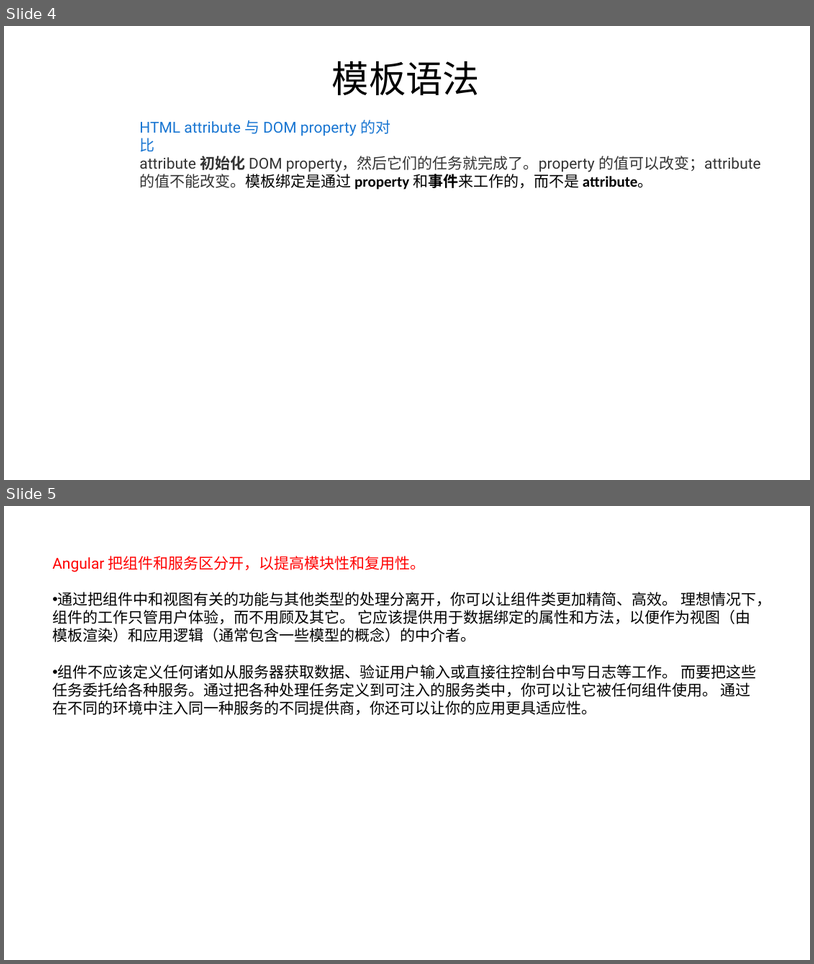
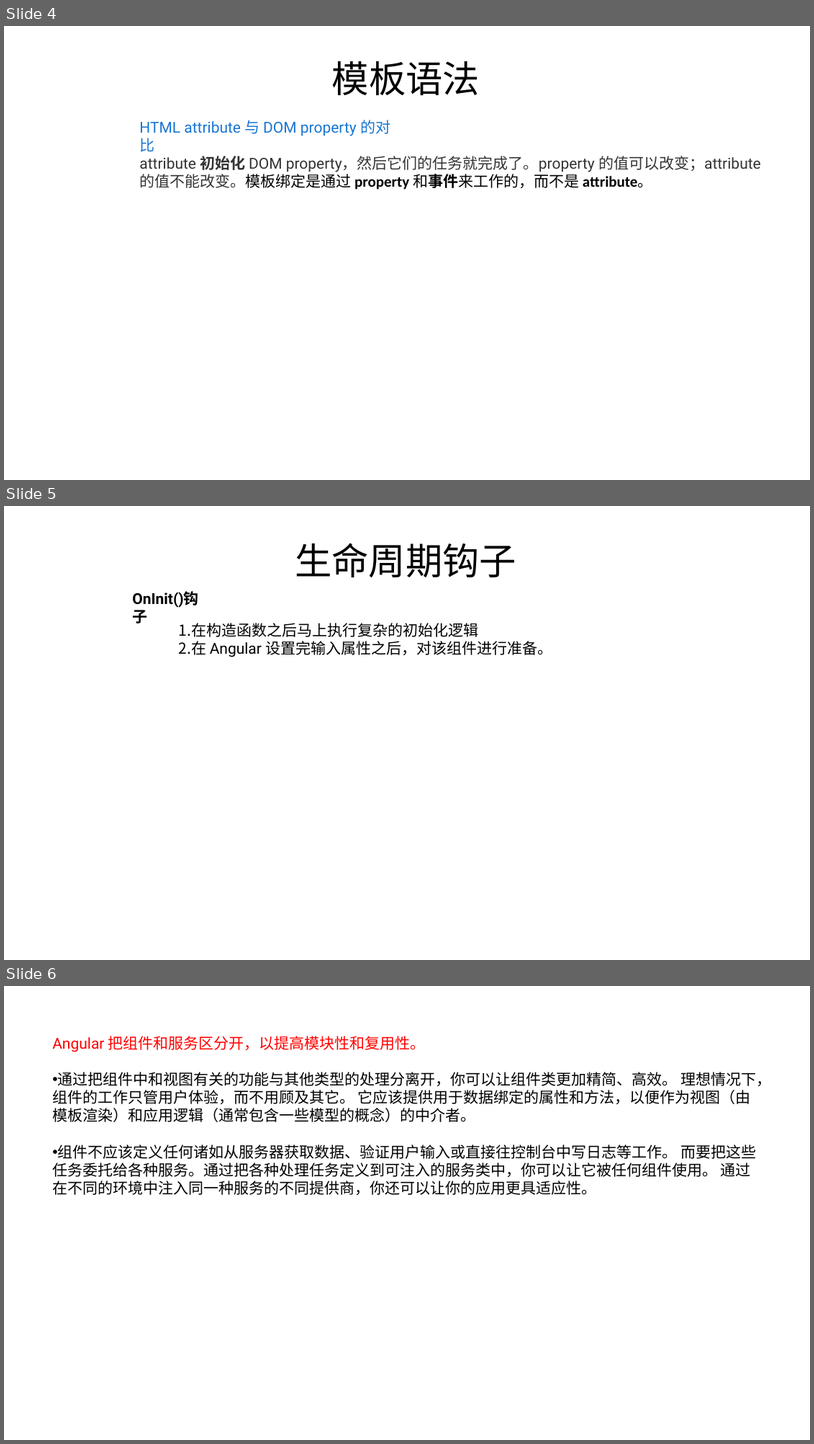
Before and after one commit to FredJiangFei/AngularDemo, a slide deck: Documents/angular.pptx. Shown one above the other, each under a label of ours: slides 4 and 5 before the commit, slides 4, 5 and 6 after it. The pictures are 814x964 and 814x1444 pixels, drawn with LibreOffice and Linux fonts; fonts in the diff are those of the drawing. Boxes give left, top, right and bottom in pixels: in the first picture for what was removed or moved away, otherwise in the second. Text is boxed around its words. In the diff, an @@ line names an element or a change of style, - is before the commit and + after.

```diff
--- a/Documents/angular.pptx
+++ b/Documents/angular.pptx
@@ slide 5 added at [4,506,810,960], background #FFFFFF @@
@@ text added at [295,543,517,577], 44 pt, text #000000 @@
+生命周期钩子
@@ text added at [132,591,199,623], 18 pt, text #000000, bold @@
+OnInit()钩子
@@ text added at [179,623,553,657], 18 pt, text #000000 @@
+1. 在构造函数之后马上执行复杂的初始化逻辑
+2. 在 Angular 设置完输入属性之后，对该组件进行准备。
@@ what was slide 5 is now slide 6 @@
```
